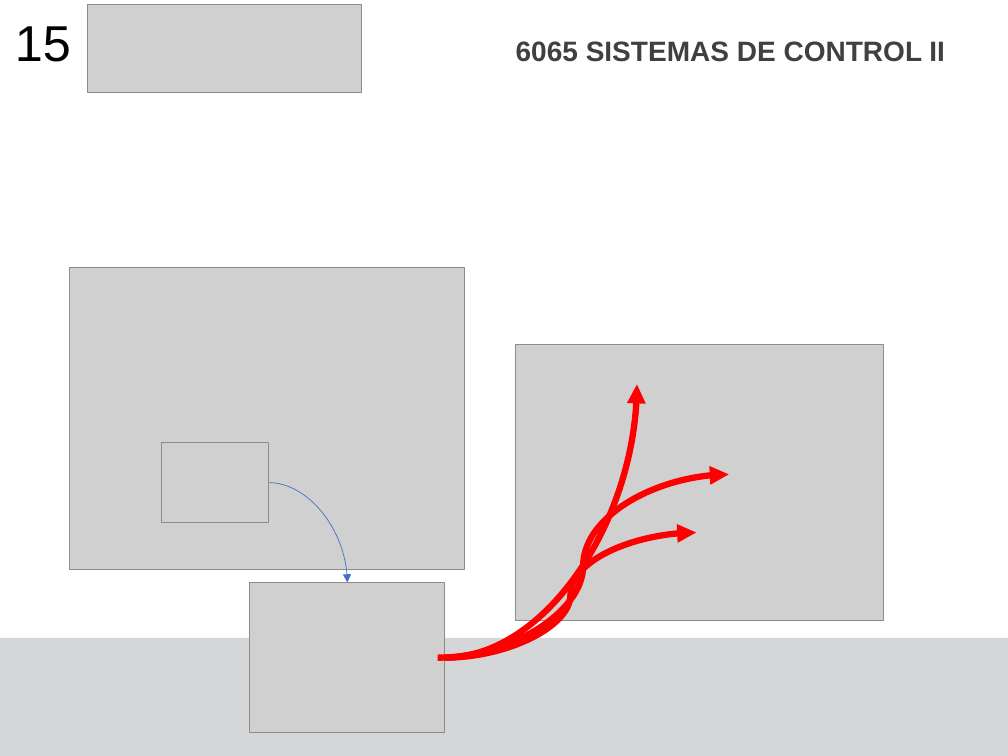
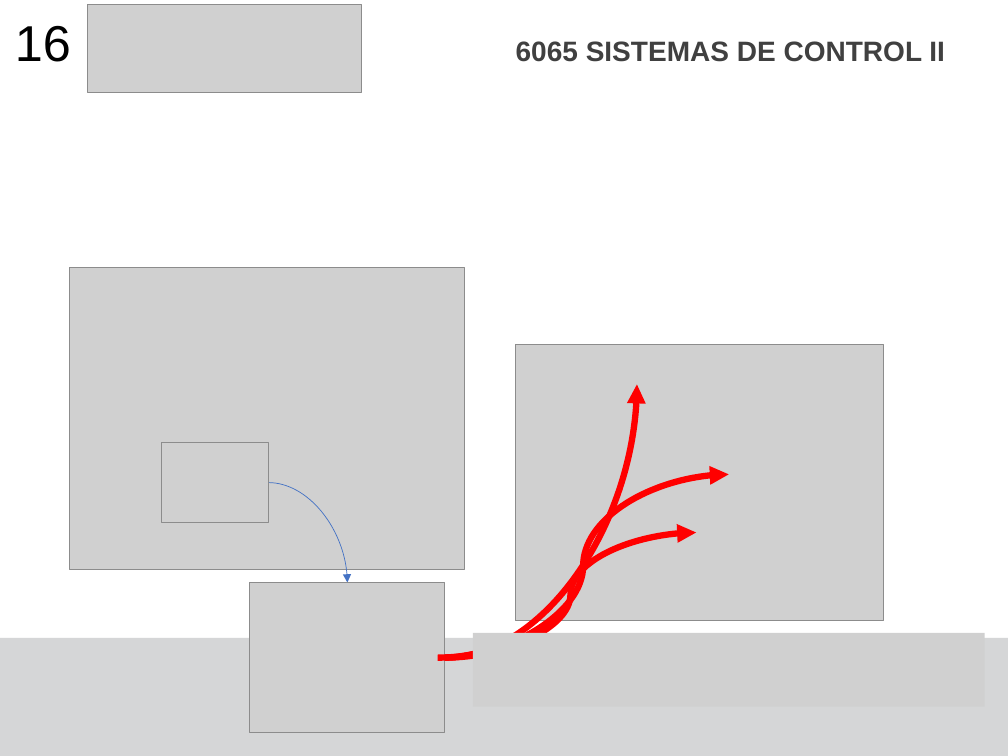
Before and after one commit to F4bian1012/Sistemas-de-Control-II---Ingenier-a-Mecatr-nica, a slide deck: slide 16 of Sesión_4/Sistemas de segundo orden Discretos.pptx. Drawn at 1008x756 pixels with LibreOffice and Linux fonts; fonts in the diff are those of the drawing; grey boxes stand for pictures. Boxes give left, top, right and bottom in pixels: in the first picture for what was removed or moved away, otherwise in the second. Text is boxed around its words. In the diff, an @@ line names an element or a change of style, - is before the commit and + after.

```diff
--- a/Sesión_4/Sistemas de segundo orden Discretos.pptx
+++ b/Sesión_4/Sistemas de segundo orden Discretos.pptx
@@ text at (15,25,71,62): text changed @@
-15
+16
@@ picture added at (473,633,985,707) @@
```
Also in this commit, not shown: 4 other slides changed, 9 other files.
